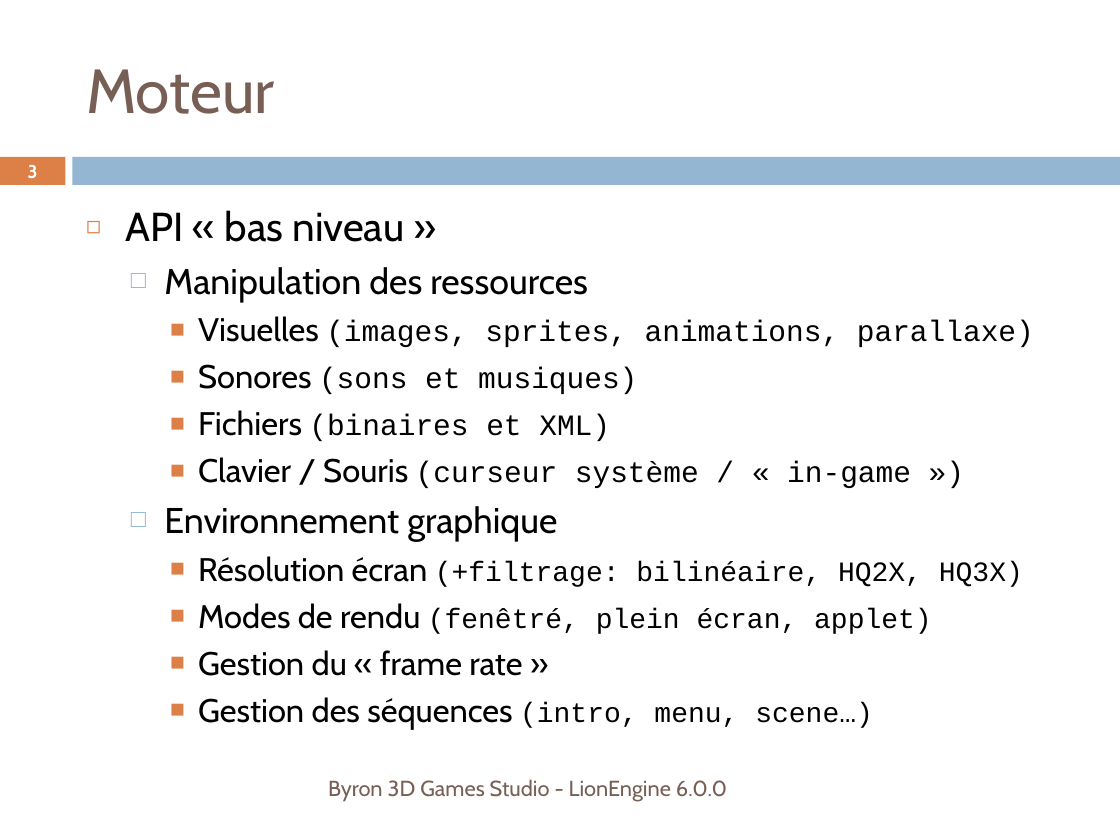
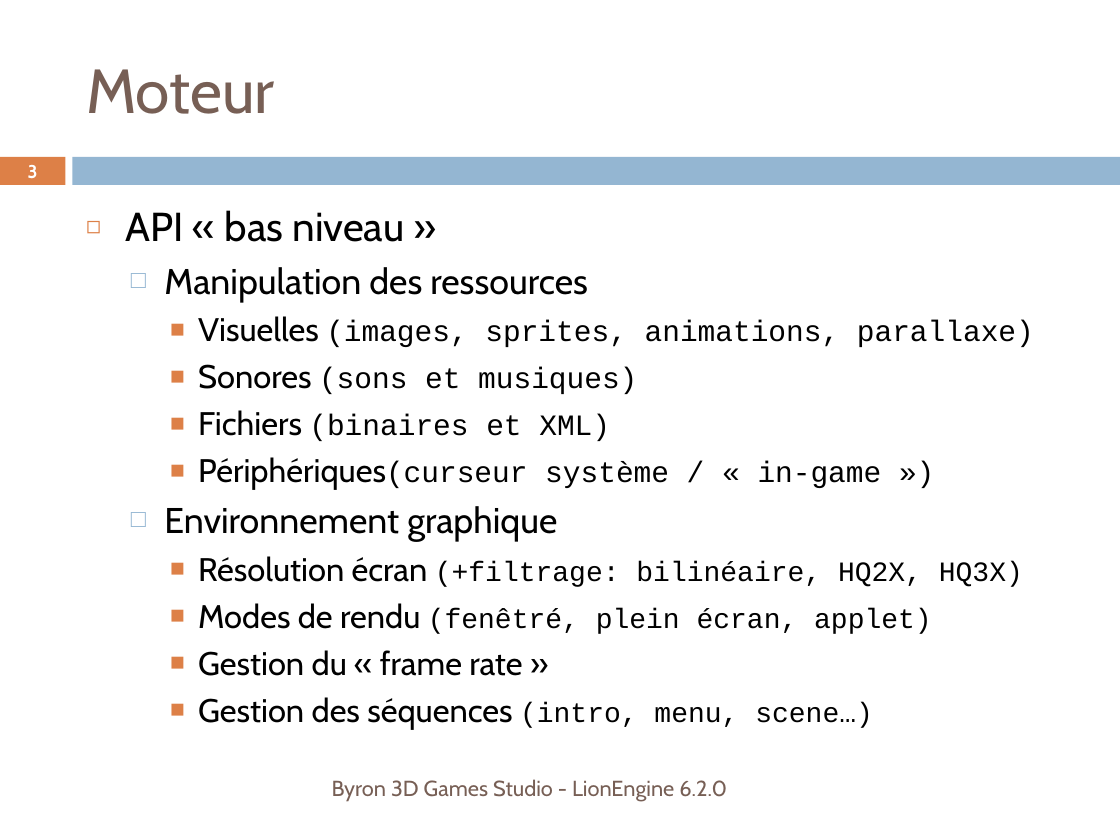
Before and after one commit to b3dgs/lionengine, a slide deck: slide 3 of doc/src/lionengine.pptx. Drawn at 1120x840 pixels with LibreOffice and Linux fonts; fonts in the diff are those of the drawing. Boxes give left, top, right and bottom in pixels: in the first picture for what was removed or moved away, otherwise in the second. Text is boxed around its words. In the diff, an @@ line names an element or a change of style, - is before the commit and + after.

```diff
--- a/doc/src/lionengine.pptx
+++ b/doc/src/lionengine.pptx
@@ text at <box>198,457,882,490</box>: text changed @@
-    ■ Clavier / Souris (curseur système / « in-game »)
+    ■ Périphériques(curseur système / « in-game »)
@@ text at <box>332,779,727,801</box>: text changed @@
-Byron 3D Games Studio - LionEngine 6.0.0
+Byron 3D Games Studio - LionEngine 6.2.0
```
Also in this commit, not shown: 48 other slides changed.
